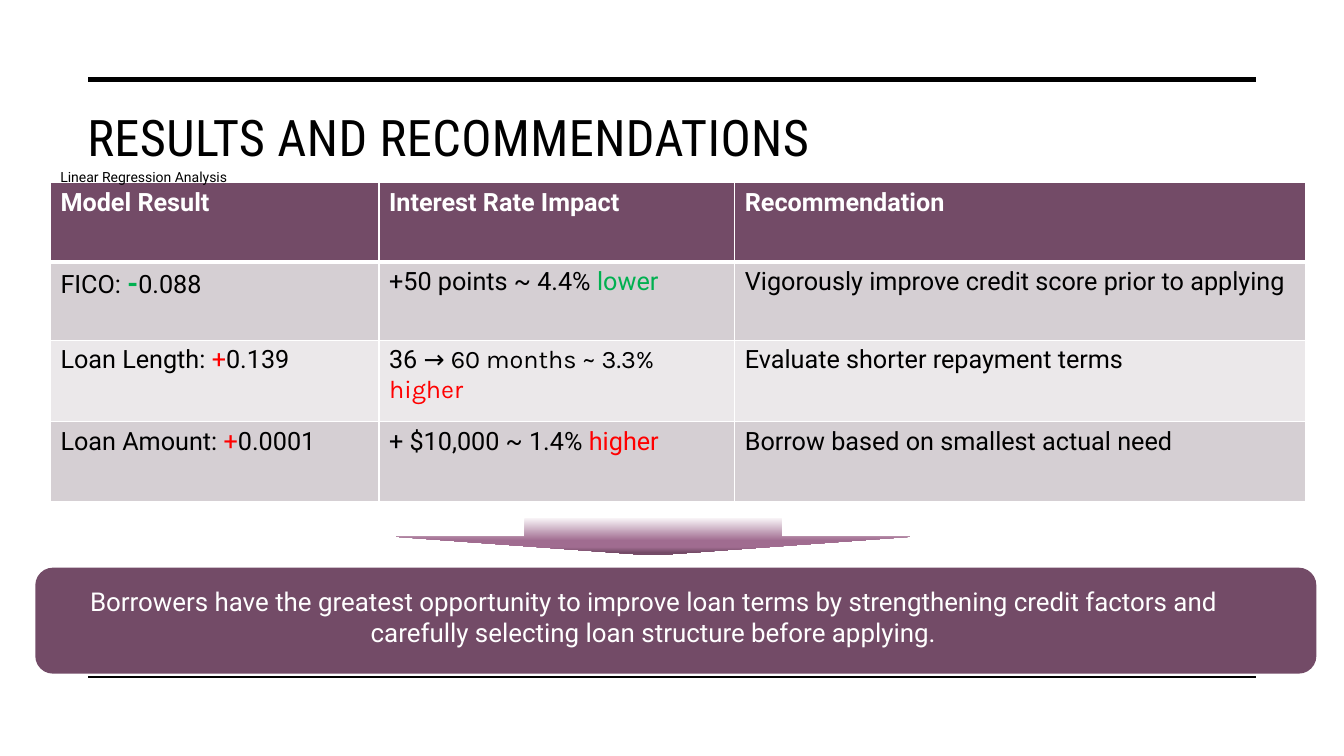
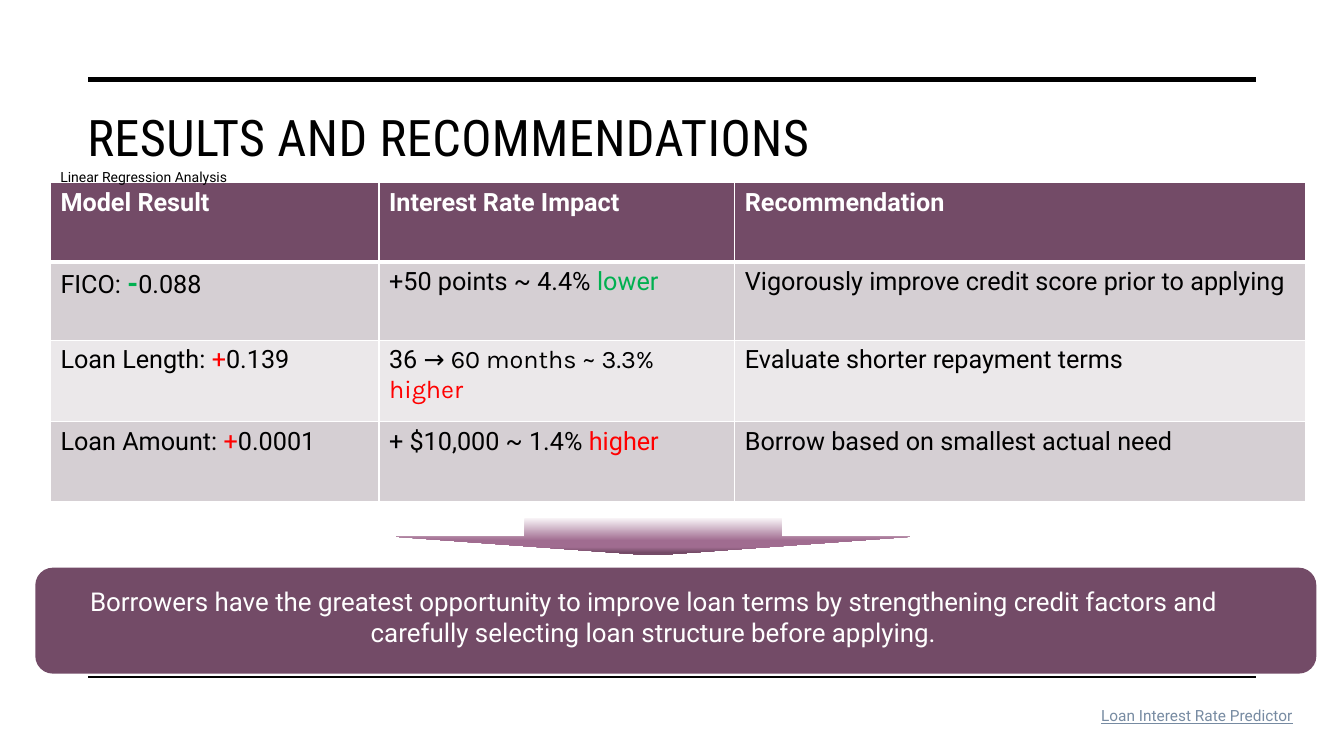
Before and after one commit to JosephTylerSeay/ml_case_study, a slide deck: slide 5 of Loan Option Evaluation.pptx. Drawn at 1344x756 pixels with LibreOffice and Linux fonts; fonts in the diff are those of the drawing. Boxes give left, top, right and bottom in pixels: in the first picture for what was removed or moved away, otherwise in the second. Text is boxed around its words. In the diff, an @@ line names an element or a change of style, - is before the commit and + after.

```diff
--- a/Loan Option Evaluation.pptx
+++ b/Loan Option Evaluation.pptx
@@ text added at [1101, 709, 1292, 724], 11 pt, text #778BA2, underline @@
+Loan Interest Rate Predictor
```
Also in this commit, not shown: 1 other file.
